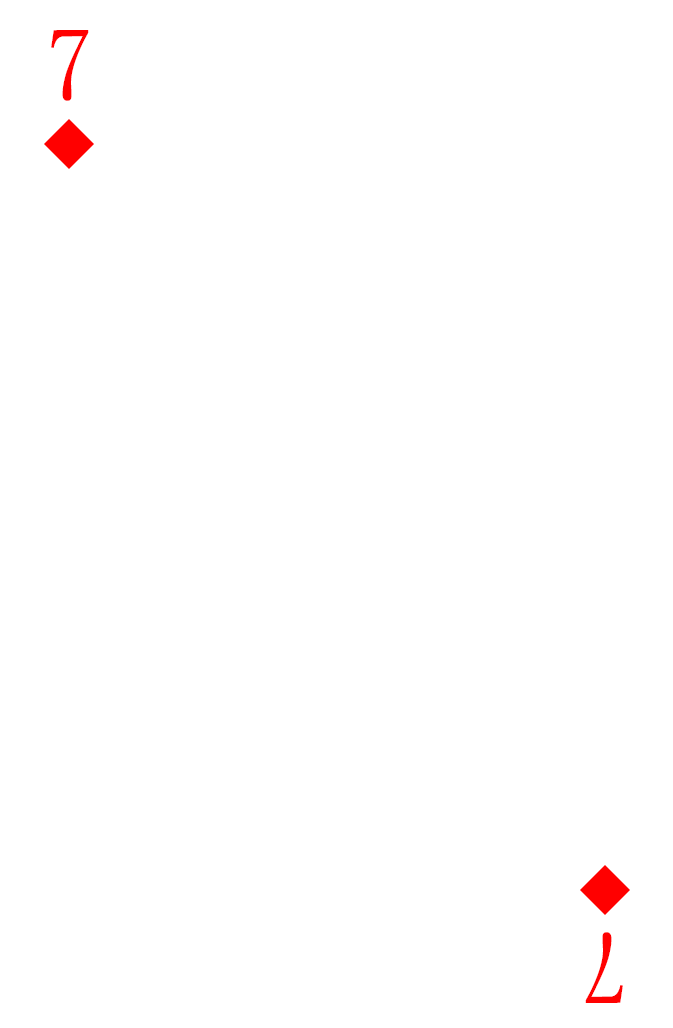
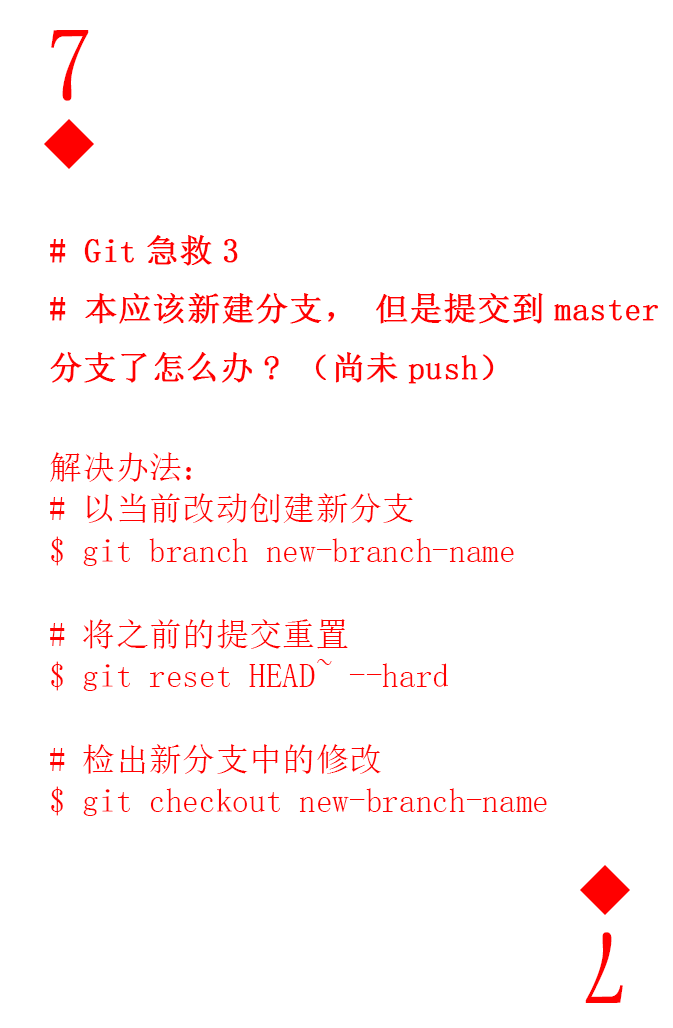
Before/after of a (673, 1028) layered artwork. What changed in the layer stack:
added group "command" with 1 layers above "num and pic up" over [50, 235, 658, 816]
added layer "# Git急救3 # 本应该新建分支，但是提交到master 分支了怎么办?（尚未push） 解决办法： # 以当前改动创建" in group "command" over [50, 235, 658, 816]
